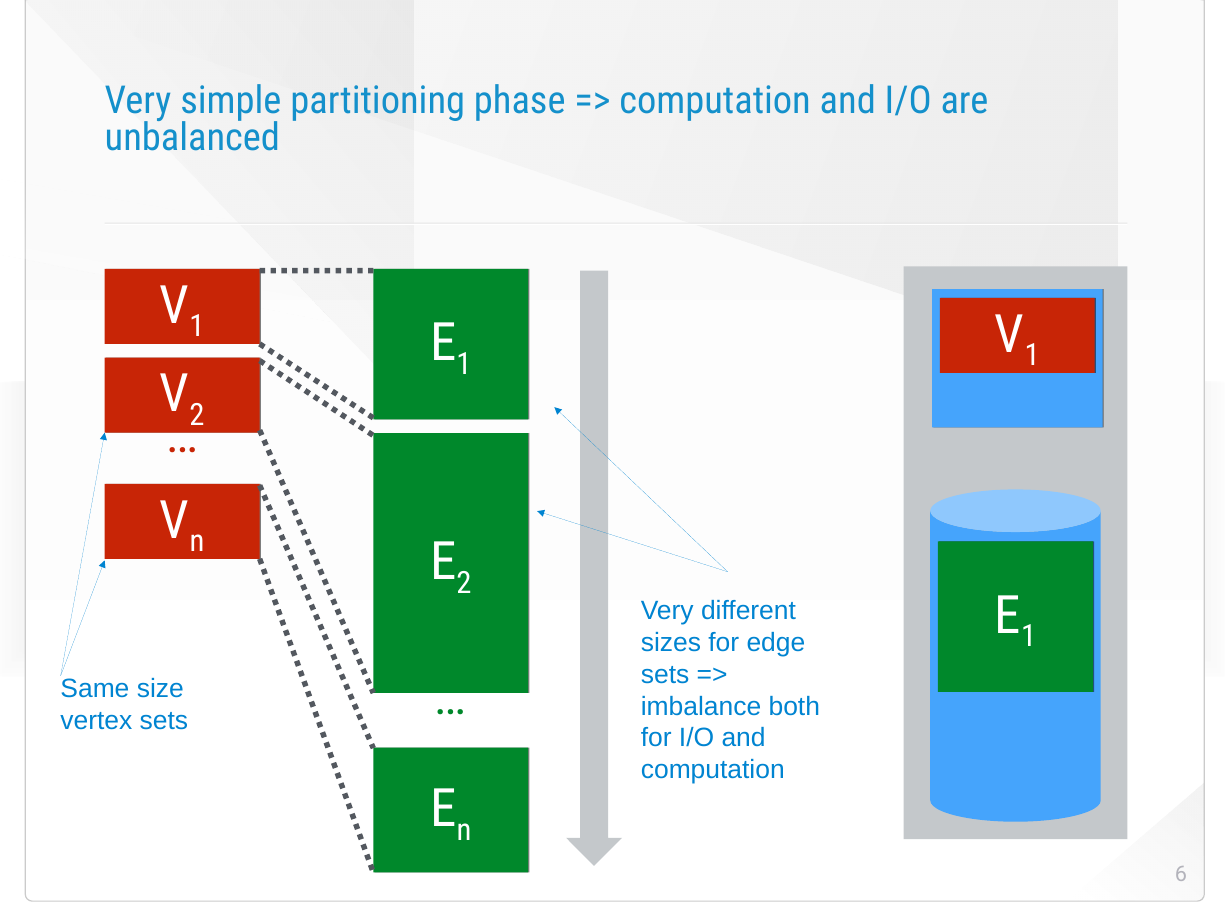
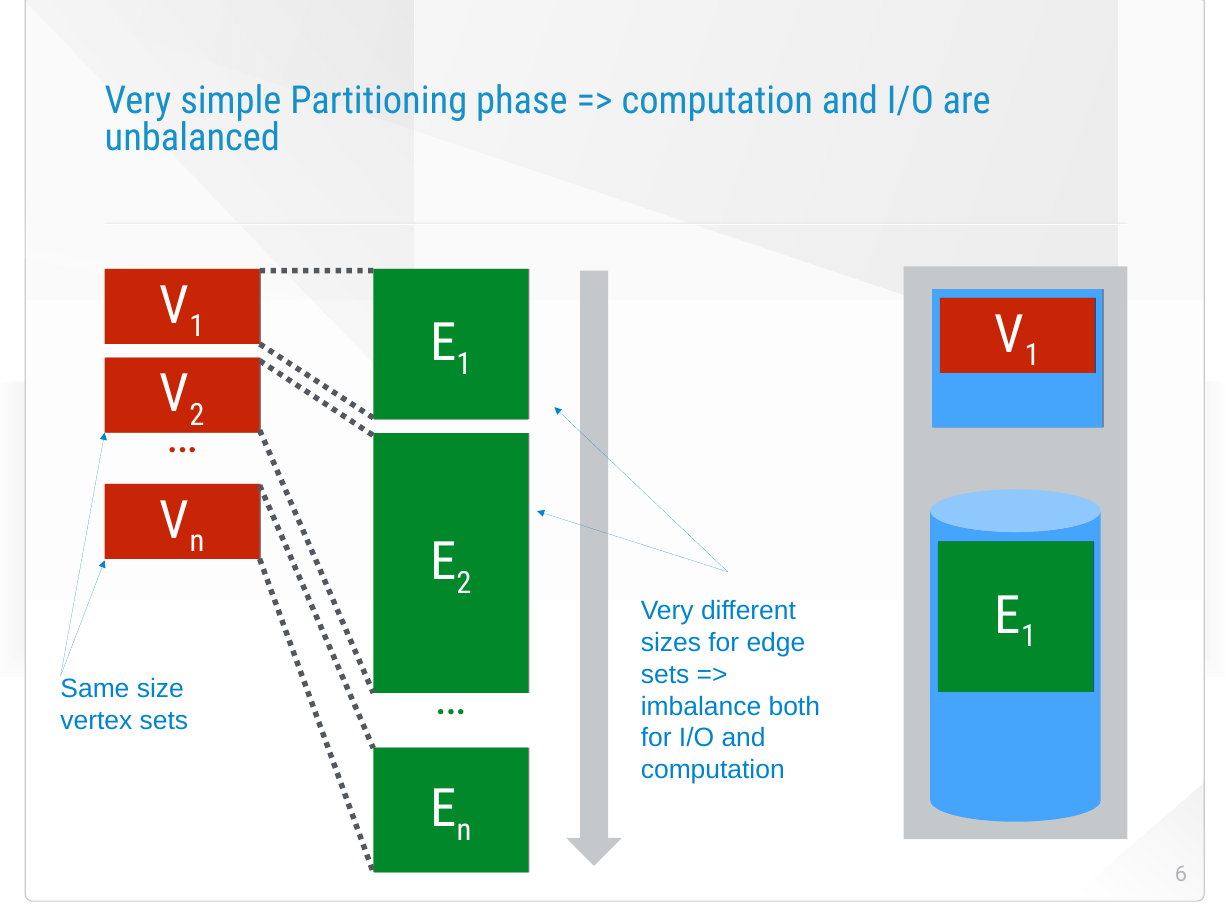
Before and after one commit to HaprianVlad/chaos, a slide deck: slide 6 of presentation.odp. Drawn at 1232x924 pixels with LibreOffice and Linux fonts; fonts in the diff are those of the drawing; background and template pictures are left out. Boxes give left, top, right and bottom in pixels: in the first picture for what was removed or moved away, otherwise in the second. Text is boxed around its words. In the diff, an @@ line names an element or a change of style, - is before the commit and + after.

```diff
--- a/presentation.odp
+++ b/presentation.odp
@@ title at (105,84,991,151): text changed @@
-Very simple partitioning phase => computation and I/O are unbalanced
+Very simple Partitioning phase => computation and I/O are unbalanced
```
Also in this commit, not shown: 2 slides added, 1 slide removed, 1 other file.
